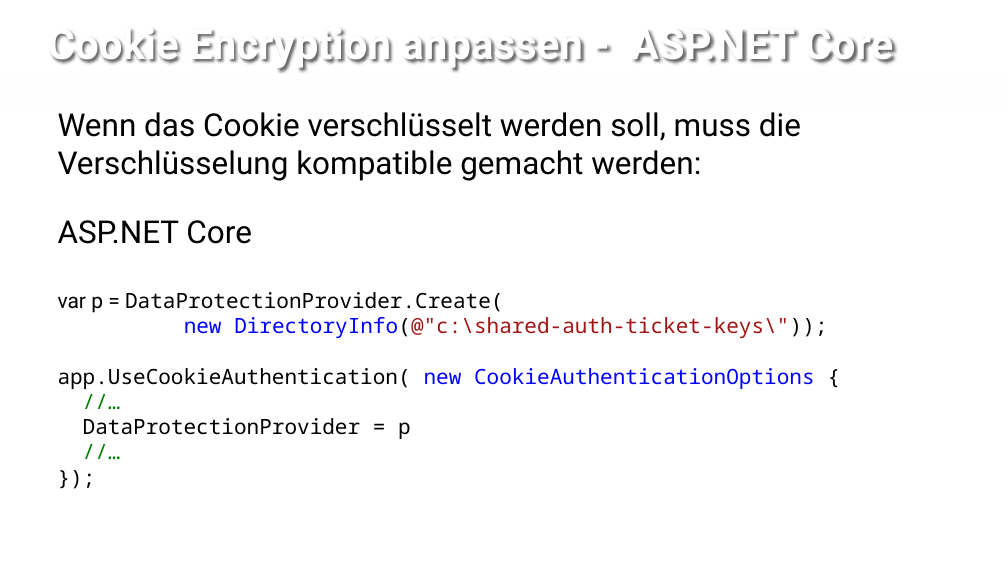
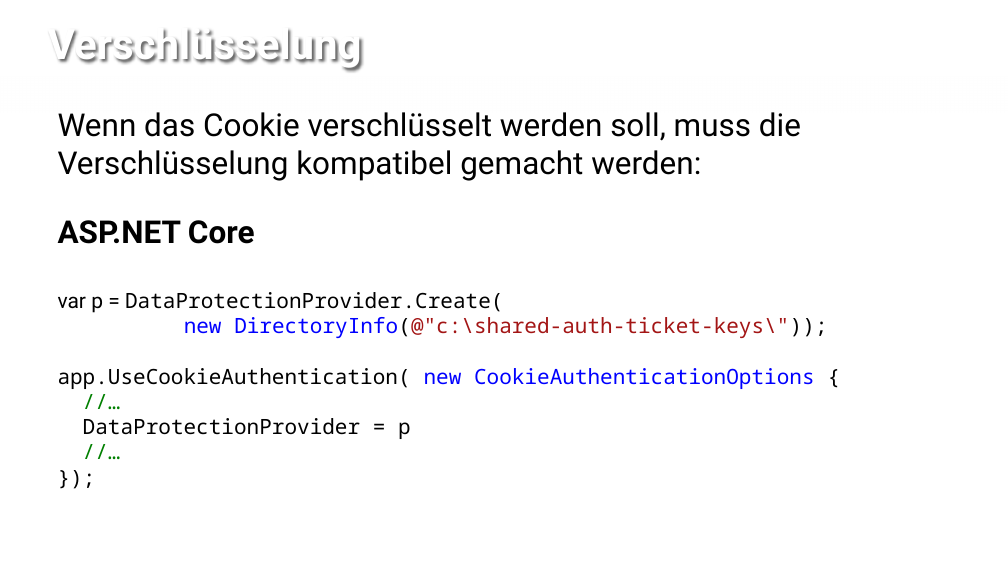
Before and after one commit to rlfkrl/NetCologne2017, a slide deck: slide 13 of slides/open id connect - share cookies.pptx. Drawn at 1008x567 pixels with LibreOffice and Linux fonts; fonts in the diff are those of the drawing; background and template pictures are left out. Boxes give left, top, right and bottom in pixels: in the first picture for what was removed or moved away, otherwise in the second. Text is boxed around its words. In the diff, an @@ line names an element or a change of style, - is before the commit and + after.

```diff
--- a/slides/open id connect - share cookies.pptx
+++ b/slides/open id connect - share cookies.pptx
@@ title at box(48, 29, 362, 69): text changed @@
-Cookie Encryption anpassen - ASP.NET Core
+Verschlüsselung
@@ text at box(58, 112, 801, 181): text changed @@
-Wenn das Cookie verschlüsselt werden soll, muss die Verschlüsselung kompatible gemacht werden:
+Wenn das Cookie verschlüsselt werden soll, muss die Verschlüsselung kompatibel gemacht werden:
@@ text at box(58, 220, 827, 439): bold on in "ASP.NET Core" @@
```
Also in this commit, not shown: 8 other slides changed, 1 slide added.
